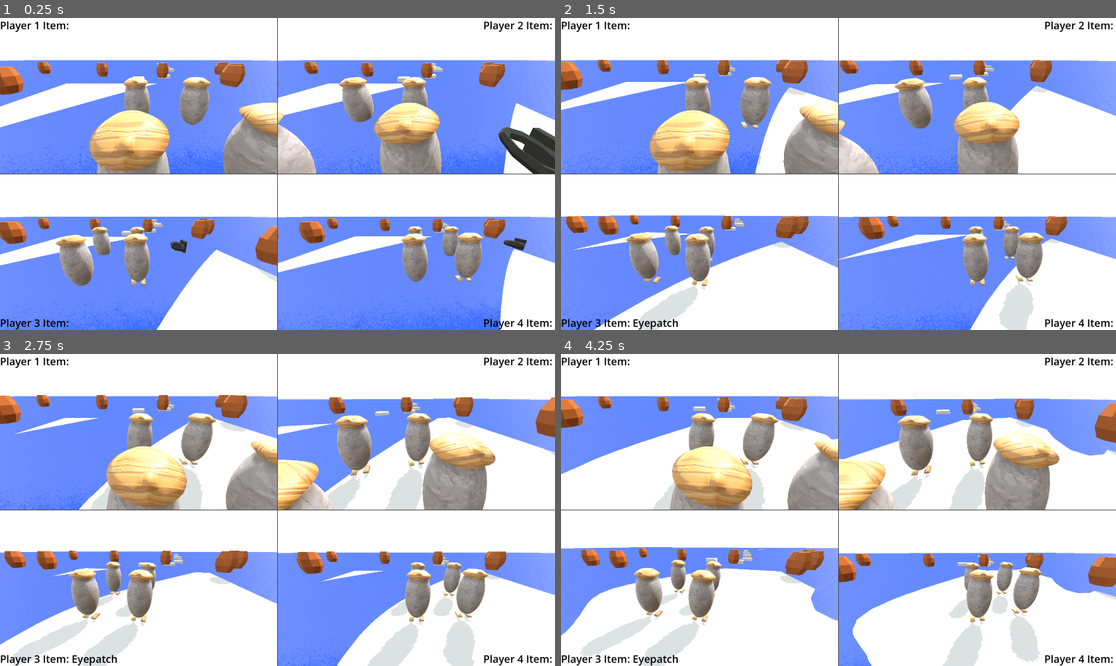
Above: before the commit, frames 1-4 (two rows, left to right).
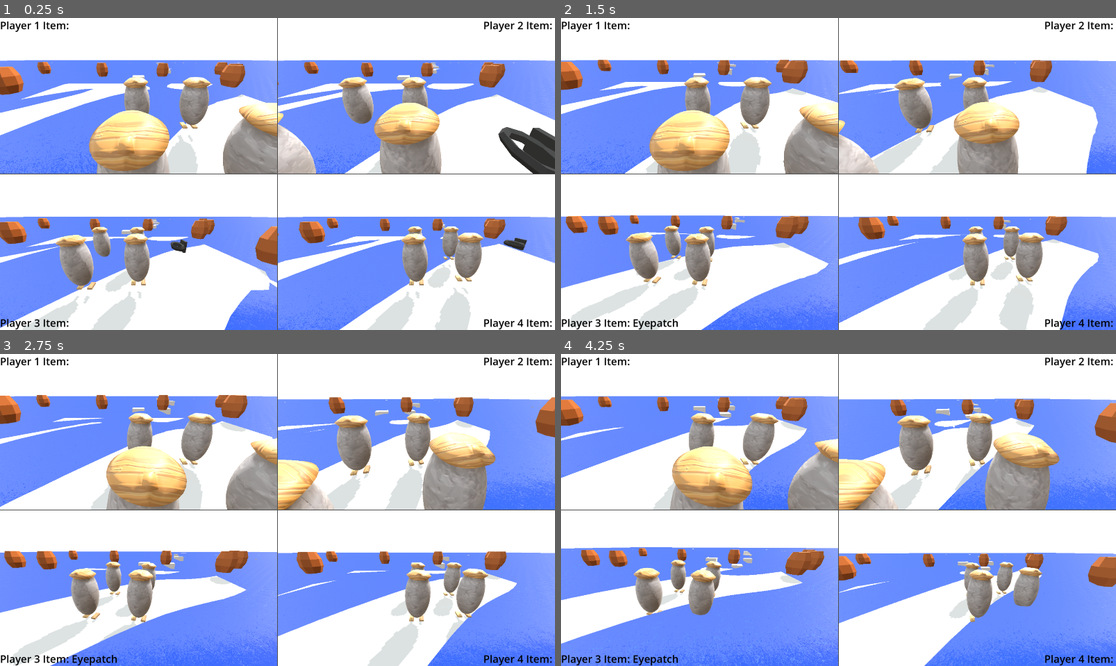
Above: after the commit, the same moments.

Repository: SofiaTilde/wrecked-DH2650-spel-project
Game: Godot game, scene res://node_3d.tscn
The game is run twice, just before and just after one commit, with the same random seed, the same clock (stepped at 60 frames per second) and the same inputs.
Inputs (mouse positions are in pixels of both pictures, inside the frame that each line leads up to):
- Up to frame 1 (0.25 s): no input
- Up to frame 2 (1.5 s): move the mouse to (866, 174) at 0.52 s; move the mouse to (810, 174) at 1.27 s
- Up to frame 3 (2.75 s): move the mouse to (288, 503) at 2.02 s
- Up to frame 4 (4.25 s): move the mouse to (832, 516) at 2.77 s; move the mouse to (877, 513) at 3.52 s

The runs differ from the first frame. In frame 1, 18% of the frame differs, in the area x 0-99%, y 14-100%; in frame 2, 18%; in frame 3, 20%; in frame 4, 23%, in the area x 0-100%, y 14-100%.

Commit message:
Fix culling bug

Diff:
--- a/wrecked/scripts/platform.gd
+++ b/wrecked/scripts/platform.gd
@@ -7,11 +7,11 @@
 
 	var time = Time.get_ticks_msec() / 1000.0
 
-	pos.y += sin(pos.x * 0.21 + pos.z * 0.26 + time * 0.2) * 0.31;
-	pos.y += sin(pos.x * 0.33 + pos.z * 0.192 + time * 0.6) * 0.25;
-	pos.y += sin(pos.x * 0.198 + pos.z * 0.1 + time * 0.5) * 0.33;
-	pos.y += sin(pos.x * 0.284 + pos.z * 0.42 + time * 0.82) * 0.21;
-	pos.y += sin(pos.x * 0.112 + pos.z * 0.27 + time * 0.7) * 0.22;
+	pos.y += sin(pos.x * 0.51 + pos.z * 0.56 + time * 0.6) * 0.41;
+	pos.y += sin(pos.x * 0.73 + pos.z * 0.392 + time * 0.9) * 0.35;
+	pos.y += sin(pos.x * 0.398 + pos.z * 0.2 + time * 0.7) * 0.43;
+	pos.y += sin(pos.x * 0.484 + pos.z * 0.82 + time * 0.82) * 0.21;
+	pos.y += sin(pos.x * 0.212 + pos.z * 0.47 + time * 0.75) * 0.32;
 
 	pos.y *= clamp(1.0 - sqrt(pos.x * pos.x + pos.z * pos.z) / 128.0, 0.0, 1.0);
 
--- a/wrecked/scripts/water_tile.gd
+++ b/wrecked/scripts/water_tile.gd
@@ -15,6 +15,8 @@
 func _ready():
 	_update_mesh()
 
+	extra_cull_margin = 2.0
+
 func _update_mesh():
 	var p := PlaneMesh.new()
 	p.size            = Vector2(tile_size, tile_size)
--- a/wrecked/shaders/water.gdshader
+++ b/wrecked/shaders/water.gdshader
@@ -10,11 +10,11 @@
 
 void vertex() {
 	VERTEX.y = 0.0;
-	VERTEX.y += sin(VERTEX.x * 0.21 + VERTEX.z * 0.26 + time * 0.2) * 0.31;
-	VERTEX.y += sin(VERTEX.x * 0.33 + VERTEX.z * 0.192 + time * 0.6) * 0.25;
-	VERTEX.y += sin(VERTEX.x * 0.198 + VERTEX.z * 0.1 + time * 0.5) * 0.33;
-	VERTEX.y += sin(VERTEX.x * 0.284 + VERTEX.z * 0.42 + time * 0.82) * 0.21;
-	VERTEX.y += sin(VERTEX.x * 0.112 + VERTEX.z * 0.27 + time * 0.7) * 0.22;
+	VERTEX.y += sin(VERTEX.x * 0.51 + VERTEX.z * 0.56 + time * 0.6) * 0.41;
+	VERTEX.y += sin(VERTEX.x * 0.73 + VERTEX.z * 0.392 + time * 0.9) * 0.35;
+	VERTEX.y += sin(VERTEX.x * 0.398 + VERTEX.z * 0.2 + time * 0.7) * 0.43;
+	VERTEX.y += sin(VERTEX.x * 0.484 + VERTEX.z * 0.82 + time * 0.82) * 0.21;
+	VERTEX.y += sin(VERTEX.x * 0.212 + VERTEX.z * 0.47 + time * 0.75) * 0.32;
 
 	VERTEX.y *= clamp(1.0 - sqrt(VERTEX.x * VERTEX.x + VERTEX.z * VERTEX.z) / 128.0, 0.0, 1.0);
 }
